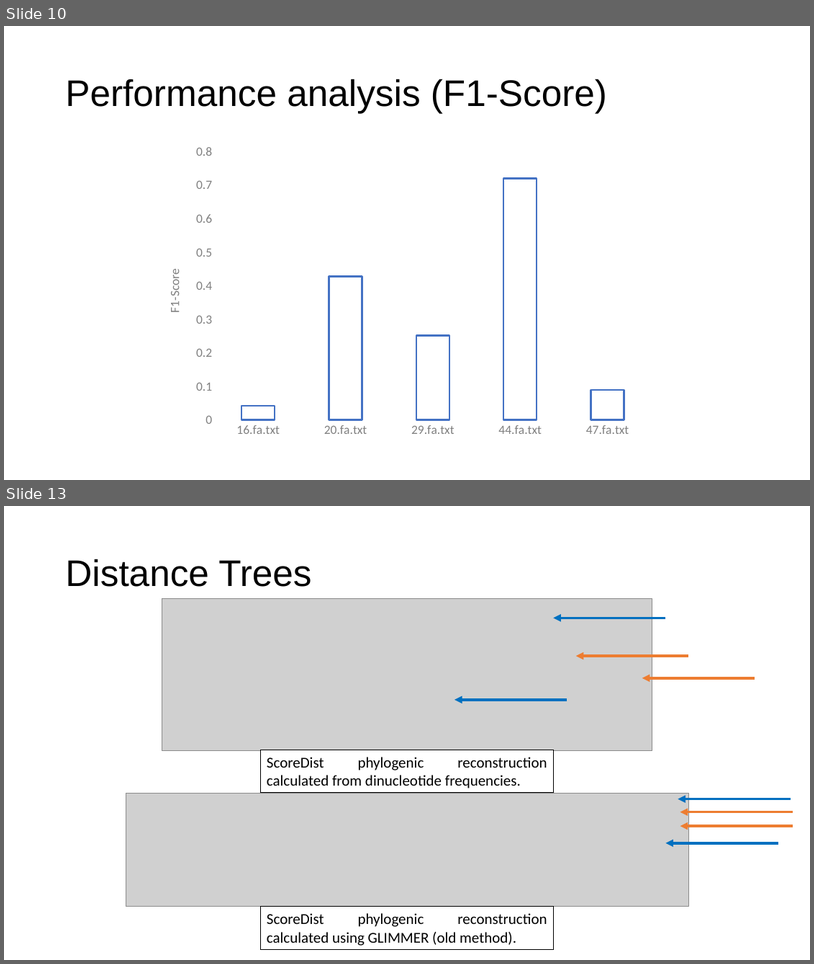
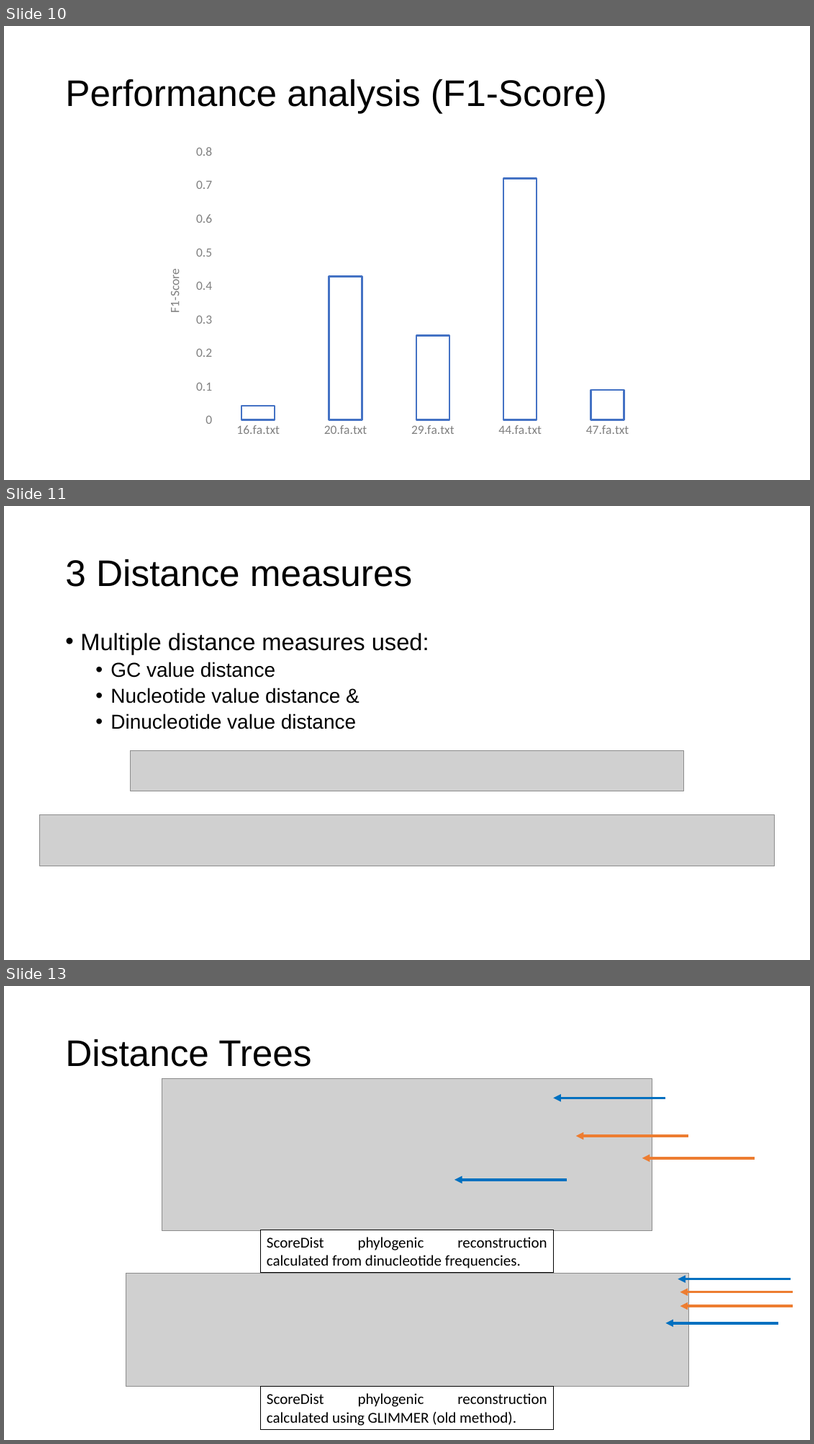
Before and after one commit to maxsenh/comgen, a slide deck: final_project/final_presentation.pptx. Shown one above the other, each under a label of ours: slides 10 and 13 before the commit, slides 10, 11 and 13 after it; the slides between them are not shown. The pictures are 814x964 and 814x1444 pixels, drawn with LibreOffice and Linux fonts; fonts in the diff are those of the drawing; grey boxes stand for pictures. Boxes give left, top, right and bottom in pixels: in the first picture for what was removed or moved away, otherwise in the second. Text is boxed around its words. In the diff, an @@ line names an element or a change of style, - is before the commit and + after.

```diff
--- a/final_project/final_presentation.pptx
+++ b/final_project/final_presentation.pptx
@@ slide 11 added at (4,506,810,960), background #FFFFFF @@
@@ title added at (65,559,412,587), 44 pt, text #000000 @@
+3 Distance measures
@@ text added at (80,633,430,729), 24 pt, text #000000 @@
+• Multiple distance measures used:
+  • GC value distance
+  • Nucleotide value distance &
+  • Dinucleotide value distance
@@ picture added at (130,750,684,791) @@
@@ picture added at (39,815,775,866) @@
```
Also in this commit, not shown: 1 other slide added, 3 slides removed, 2 other files.
